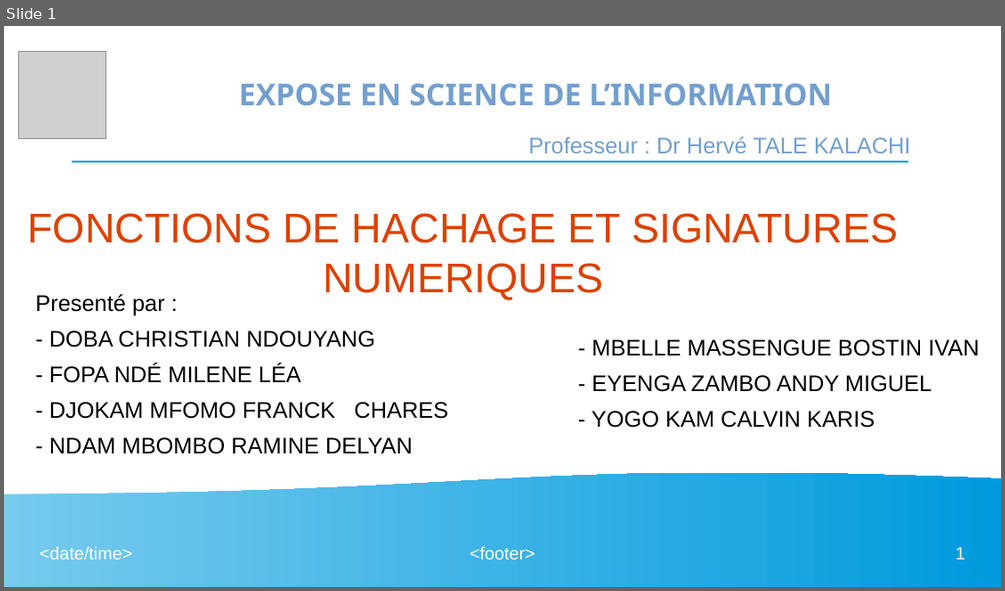
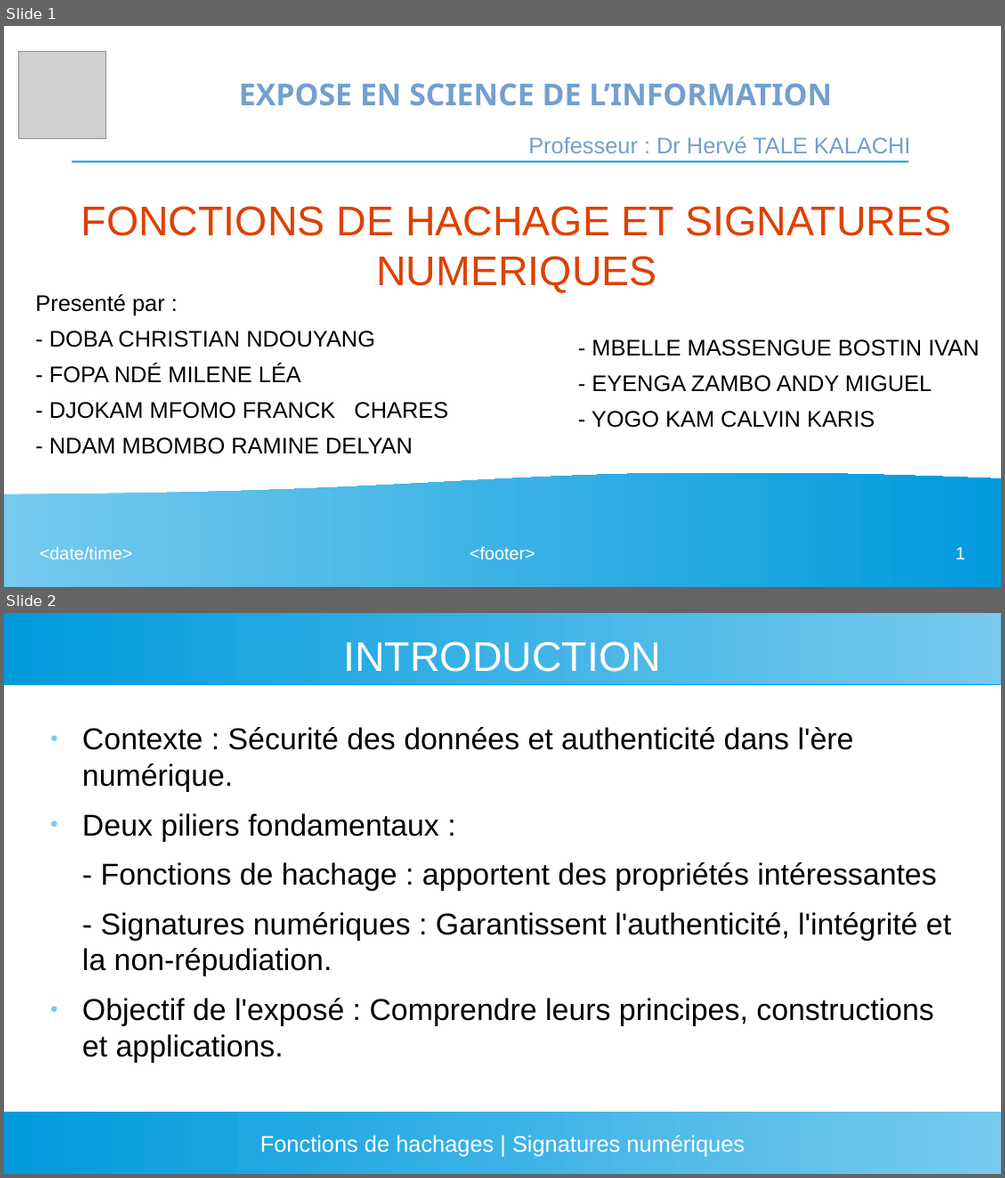
Before and after one commit to ChrisDrMW/Expose_SI_3GIS1, a slide deck: Livrables/P-02/doc de presentation.odp. Shown one above the other, each under a label of ours: slide 1 before the commit, slides 1 and 2 after it. The pictures are 1005x591 and 1005x1178 pixels, drawn with LibreOffice and Linux fonts; fonts in the diff are those of the drawing; grey boxes stand for pictures. Boxes give left, top, right and bottom in pixels: in the first picture for what was removed or moved away, otherwise in the second. Text is boxed around its words. In the diff, an @@ line names an element or a change of style, - is before the commit and + after.

```diff
--- a/Livrables/P-02/doc de presentation.odp
+++ b/Livrables/P-02/doc de presentation.odp
@@ slide 2 added at box(4, 613, 1001, 1174), background #FFFFFF @@
@@ rectangle added at box(4, 613, 1001, 684), fill gradient #77CAEE to #75C9EE to #73C9ED to #71C8ED to #6FC7ED to #6EC6ED @@
@@ title added at box(343, 641, 661, 672), 33 pt, text #FFFFFF @@
+INTRODUCTION
@@ text added at box(82, 727, 951, 1062), 24 pt, text #000000 @@
+● Contexte : Sécurité des données et authenticité dans l'ère numérique.
+● Deux piliers fondamentaux :
+- Fonctions de hachage : apportent des propriétés intéressantes
+- Signatures numériques : Garantissent l'authenticité, l'intégrité et la non-répudiation.
+● Objectif de l'exposé : Comprendre leurs principes, constructions et applications.
@@ rectangle added at box(4, 1111, 1001, 1174), fill gradient #77CAEE to #75C9EE to #73C9ED to #71C8ED to #6FC7ED to #6EC6ED, 18 pt, text #FFFFFF @@
+Fonctions de hachages | Signatures numériques
@@ slide 1 changed as well @@
@@ title "FONCTIONS DE HACHAGE ET SIGNATURES ...": place and size @@
-title "FONCTIONS DE HACHAGE ET SIGNATURES ..." at box(28, 213, 898, 300)
+title "FONCTIONS DE HACHAGE ET SIGNATURES ..." at box(81, 206, 951, 293)
```
Also in this commit, not shown: 1 other slide added, 1 slide removed, 6 other files.
